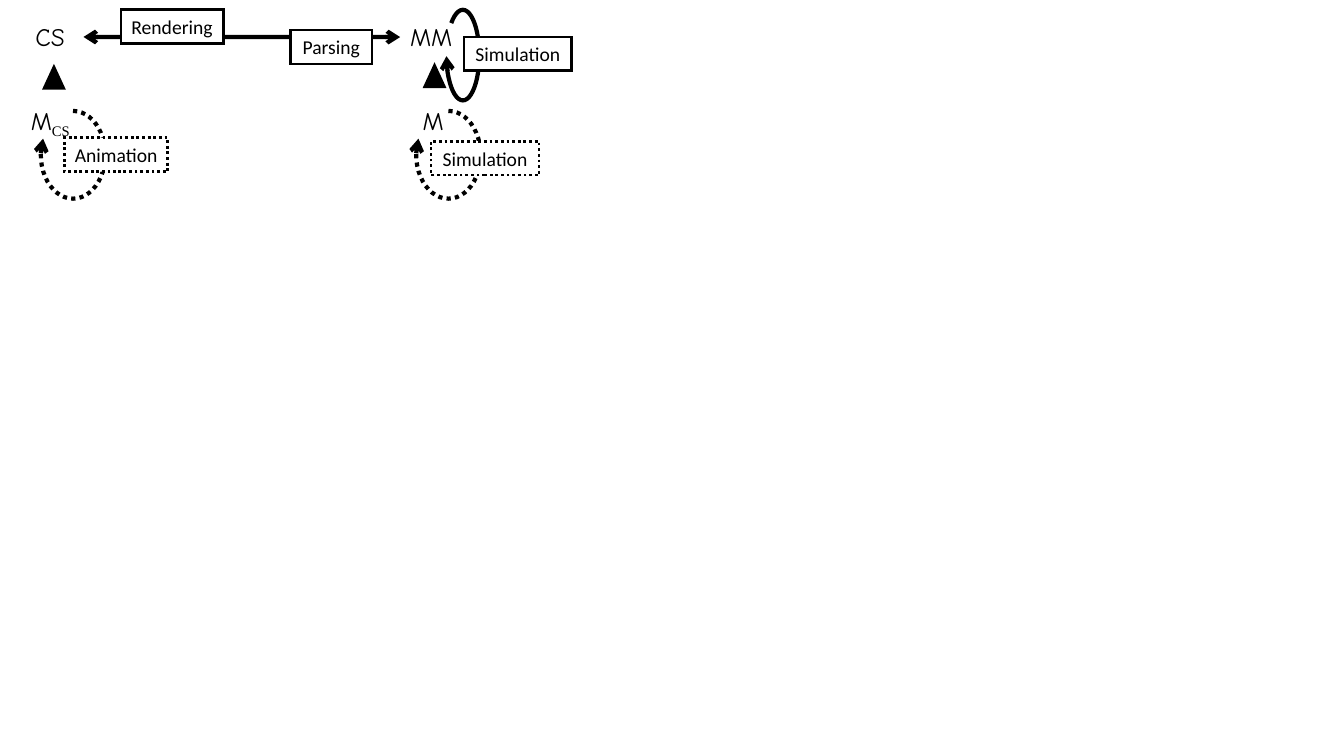
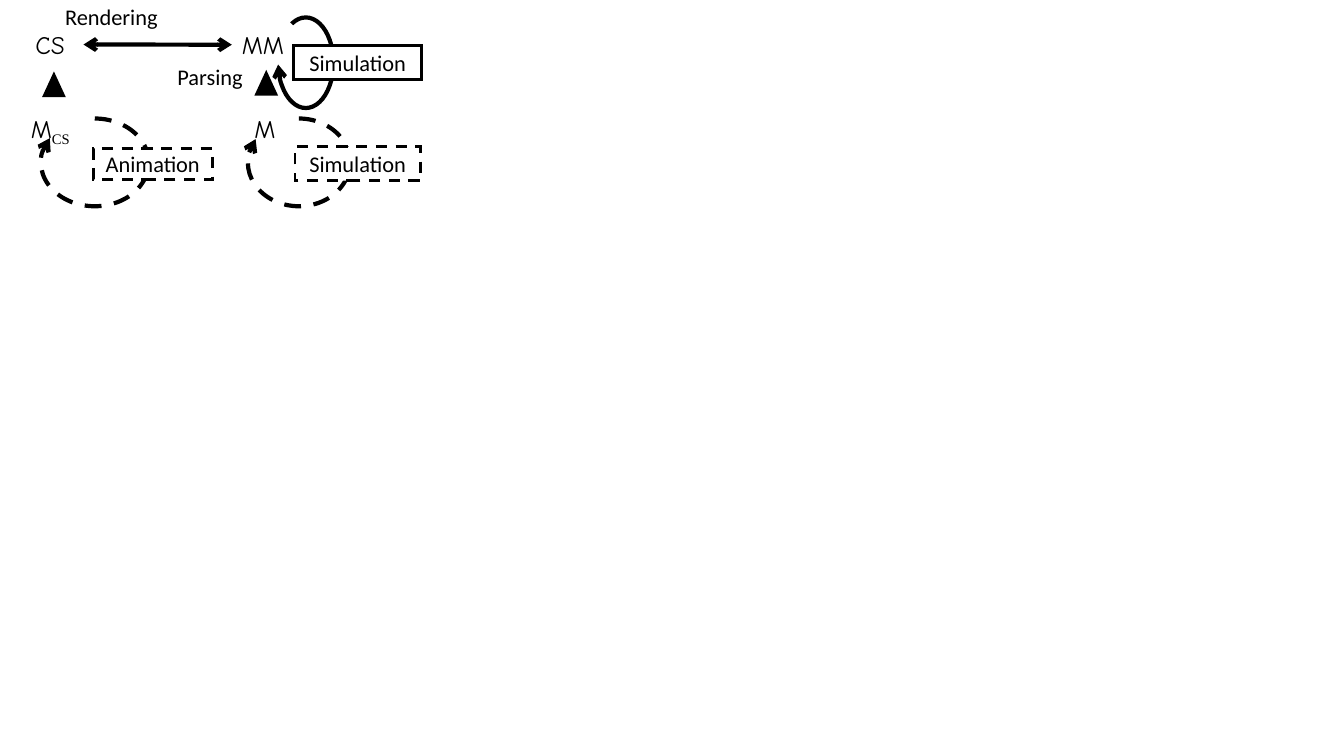
Before and after one commit to moussaamrani/2022.AniGraphL, a slide deck: slide 2 of img/ModelTransformation.pptx. Drawn at 1344x756 pixels with LibreOffice and Linux fonts; fonts in the diff are those of the drawing. Boxes give left, top, right and bottom in pixels: in the first picture for what was removed or moved away, otherwise in the second. Text is boxed around its words. In the diff, an @@ line names an element or a change of style, - is before the commit and + after.

```diff
--- a/img/ModelTransformation.pptx
+++ b/img/ModelTransformation.pptx
@@ text "CS": place and size @@
-text "CS" at [35, 29, 64, 46]
+text "CS" at [35, 37, 64, 54]
@@ text "Rendering": place and size @@
-text "Rendering" at [121, 10, 223, 44]
+text "Rendering" at [65, 9, 158, 29]
@@ text "Rendering" at [65, 9, 158, 29]: size 14 to 16 pt; outline #000000 2 pt to none @@
@@ arc (boxed as its full ellipse): place and size @@
-arc (boxed as its full ellipse) at [447, 10, 480, 101]
+arc (boxed as its full ellipse) at [278, 17, 334, 108]
@@ double arrow moved from (400, 37) - (84, 37) to (232, 44) - (84, 44) @@
@@ text "Parsing" at [177, 69, 242, 89]: size 14 to 16 pt; outline #000000 2 pt to none @@
@@ text "Parsing": place and size @@
-text "Parsing" at [290, 30, 372, 65]
+text "Parsing" at [177, 69, 242, 89]
@@ size 14 to 16 pt in 3 elements at [94, 149, 213, 179], [295, 147, 420, 181], [293, 45, 421, 80] @@
@@ rectangle "Simulation": place and size @@
-rectangle "Simulation" at [464, 37, 572, 72]
+rectangle "Simulation" at [293, 45, 421, 80]
@@ triangle: place and size @@
-triangle at [42, 64, 67, 90]
+triangle at [42, 72, 67, 98]
@@ 2 texts, 1 triangle: place and size @@
-2 texts, 1 triangle at [410, 29, 452, 130]
+2 texts, 1 triangle at [242, 37, 284, 146]
@@ text "MCS": place and size @@
-text "MCS" at [21, 101, 88, 141]
+text "MCS" at [21, 108, 88, 148]
@@ arc (boxed as its full ellipse): place and size @@
-arc (boxed as its full ellipse) at [41, 111, 106, 199]
+arc (boxed as its full ellipse) at [41, 119, 149, 207]
@@ arc (boxed as its full ellipse): place and size @@
-arc (boxed as its full ellipse) at [416, 111, 481, 199]
+arc (boxed as its full ellipse) at [248, 119, 350, 207]
@@ rectangle "Animation": place and size @@
-rectangle "Animation" at [65, 138, 168, 172]
+rectangle "Animation" at [94, 149, 213, 179]
@@ rectangle "Simulation": place and size @@
-rectangle "Simulation" at [432, 141, 539, 175]
+rectangle "Simulation" at [295, 147, 420, 181]
```
Also in this commit, not shown: 1 other slide changed, 3 other files.
